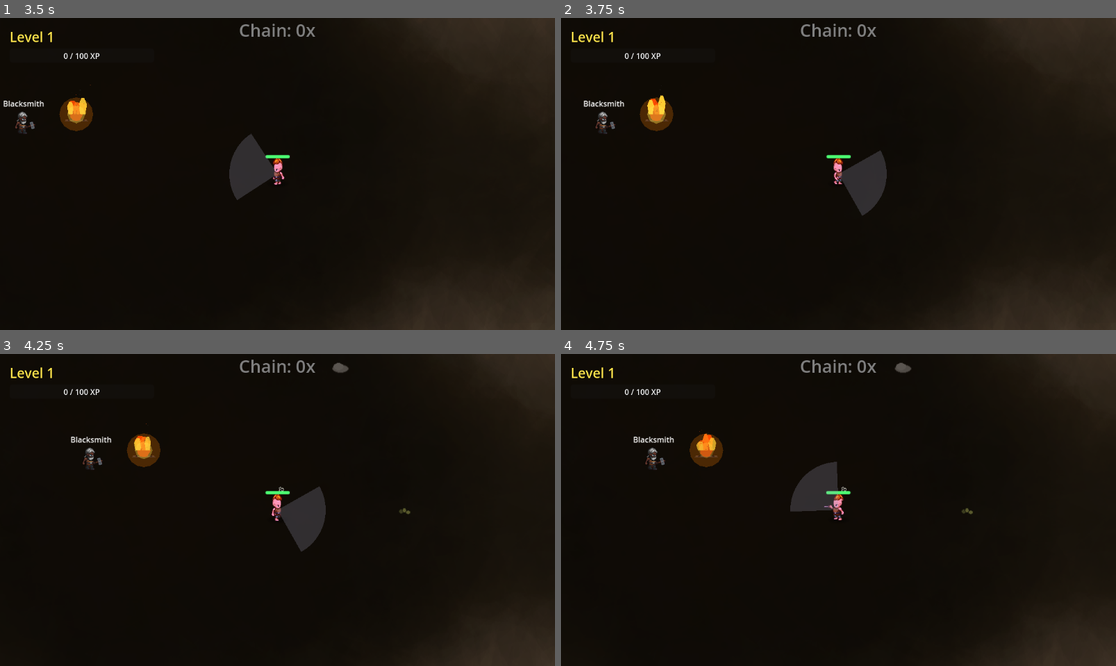
Above: before the commit, frames 1-4 (two rows, left to right).
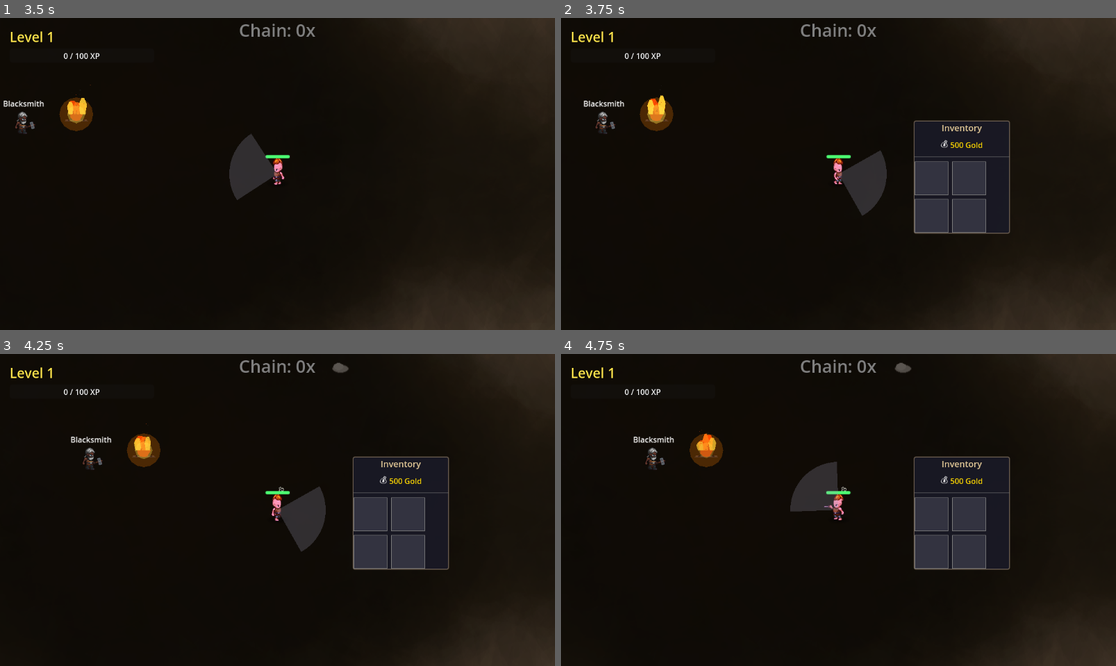
Above: after the commit, the same moments.

Repository: crimes86/godot-combat-game
Game: Godot game, scene res://main.tscn
Same seed, same stepped clock (60 frames per second), same inputs: the game is played once before the commit and once after it.
Inputs (mouse positions are in pixels of both pictures, inside the frame that each line leads up to):
- Up to frame 1 (3.5 s): tap Enter at 0.5 s; move the mouse to (399, 158) at 0.52 s; hold D (move_right) 0.53-1.25 s; tap G at 0.6 s; click (399, 158) at 0.67 s; drag from (166, 189) to (144, 120) at 1.27 s; move the mouse to (333, 105) at 2.02 s; hold D (move_right) 2.03-2.75 s; tap E at 2.1 s; drag from (249, 236) to (22, 120) at 2.77 s
- Up to frame 2 (3.75 s): move the mouse to (1005, 220) at 3.52 s; hold A (move_left) from 3.53 s (still down); tap B at 3.6 s
- Up to frame 3 (4.25 s): keep holding A (move_left)
- Up to frame 4 (4.75 s): release A (move_left) at 4.25 s; drag from (672, 463) to (755, 432) at 4.27 s

Frame 1 is identical in both runs. In frame 2, 6.2% of the frame differs, in the area x 63-81%, y 32-70%; in frame 3, 6.4%; in frame 4, 6.4%.

Commit message:
Fix inventory UI by deferring creation until after Player is ready
Root cause identified: Nodes added during another node's _ready() have their tree insertion deferred by Godot. This caused:
- CanvasLayer.is_inside_tree() = false
- Panel.is_inside_tree() = false
- UI elements created but never rendered

Solution: Use call_deferred("create_inventory_ui") to create the inventory AFTER Player._ready() completes. This ensures:
- CanvasLayer is properly added to tree
- _ready() is called automatically by Godot
- Panel and all children are in the tree
- UI renders correctly

Added verification logging after _ready() completes to confirm panel exists and is in tree.

🤖 Generated with [Claude Code](https://claude.com/claude-code)

Co-Authored-By: Claude <noreply@anthropic.com>

Diff:
--- a/scripts/player/Player.gd
+++ b/scripts/player/Player.gd
@@ -148,8 +148,8 @@
 	CharacterStats.level_up.connect(_on_character_level_up)
 	CharacterStats.weapon_equipped.connect(_on_weapon_equipped)
 
-	# Create inventory UI
-	create_inventory_ui()
+	# Create inventory UI after this frame (when Player is fully in tree)
+	call_deferred("create_inventory_ui")
 
 func _exit_tree() -> void:
 	# Disconnect signals to prevent crash on exit
@@ -1500,22 +1500,24 @@
 
 func create_inventory_ui() -> void:
 	"""Create and add inventory UI to scene tree"""
-	print("🏗️ Player.create_inventory_ui() called")
+	print("🏗️ Player.create_inventory_ui() called (deferred)")
 	var InventoryUIScript = load("res://scripts/ui/InventoryUI.gd")
-	print("   Script loaded: ", InventoryUIScript)
 	inventory_ui = InventoryUIScript.new()
-	print("   Instance created: ", inventory_ui)
 	inventory_ui.name = "InventoryUI"
 
-	# Add to scene tree (this triggers _ready() immediately since we're outside of _ready())
+	# Add to scene tree (now that Player is fully ready, this works properly)
 	get_tree().root.add_child(inventory_ui)
 
-	# Force _ready() to be called if it wasn't
-	if not inventory_ui.is_node_ready():
-		print("   WARNING: Node not ready, calling _notification(NOTIFICATION_READY)")
-		inventory_ui._ready()
-
-	print("📦 Inventory UI created and added to scene tree")
+	print("📦 Inventory UI added to scene tree")
 	print("   In tree: ", inventory_ui.is_inside_tree())
 	print("   Parent: ", inventory_ui.get_parent())
-	print("   Is node ready: ", inventory_ui.is_node_ready())
+
+	# Wait one frame for _ready() to complete, then verify
+	await get_tree().process_frame
+	print("📦 Inventory UI verification after _ready():")
+	if inventory_ui.panel:
+		print("   Panel exists: true")
+		print("   Panel in tree: ", inventory_ui.panel.is_inside_tree())
+		print("   Panel size: ", inventory_ui.panel.size)
+	else:
+		print("   ERROR: Panel is null!")
